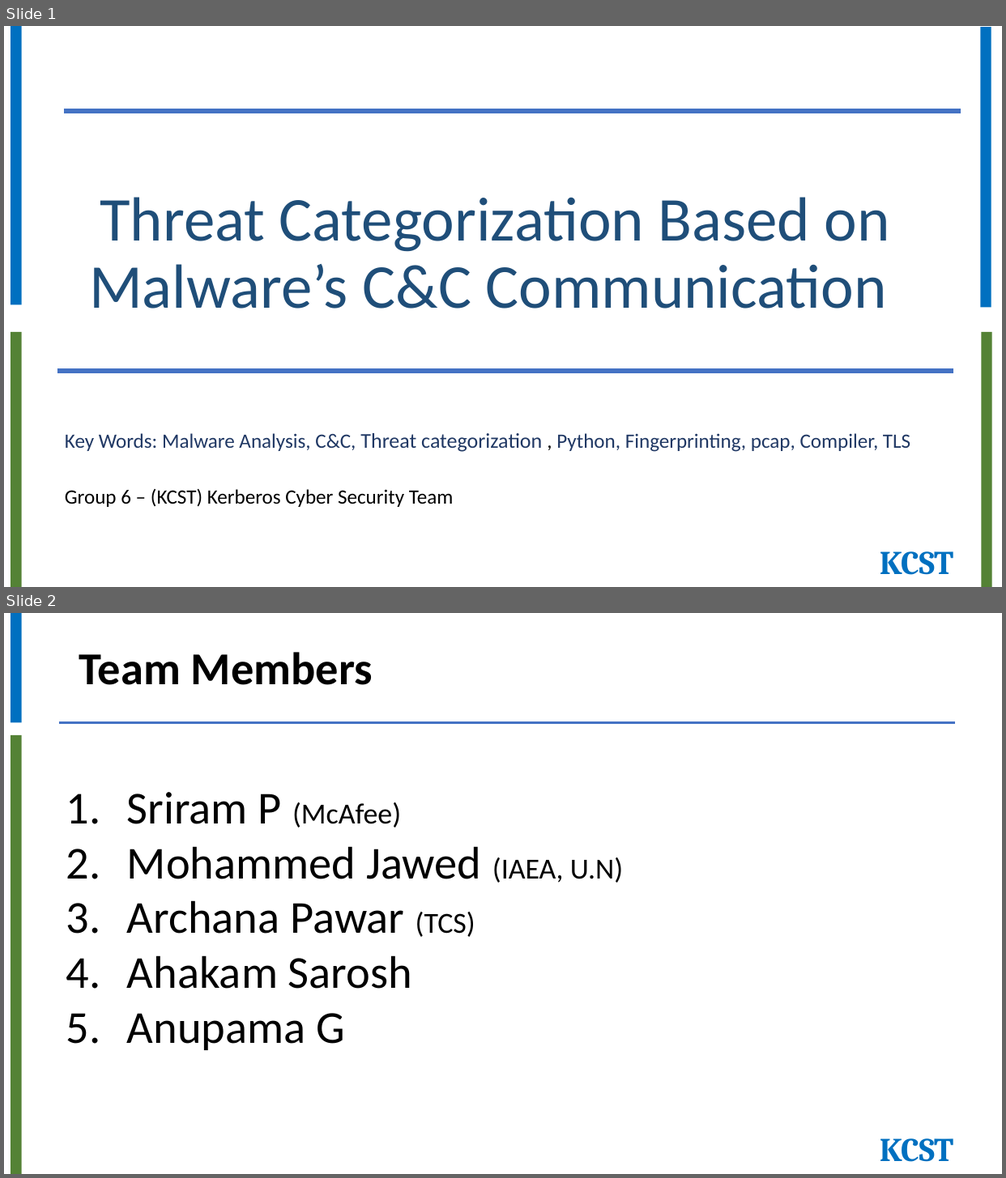
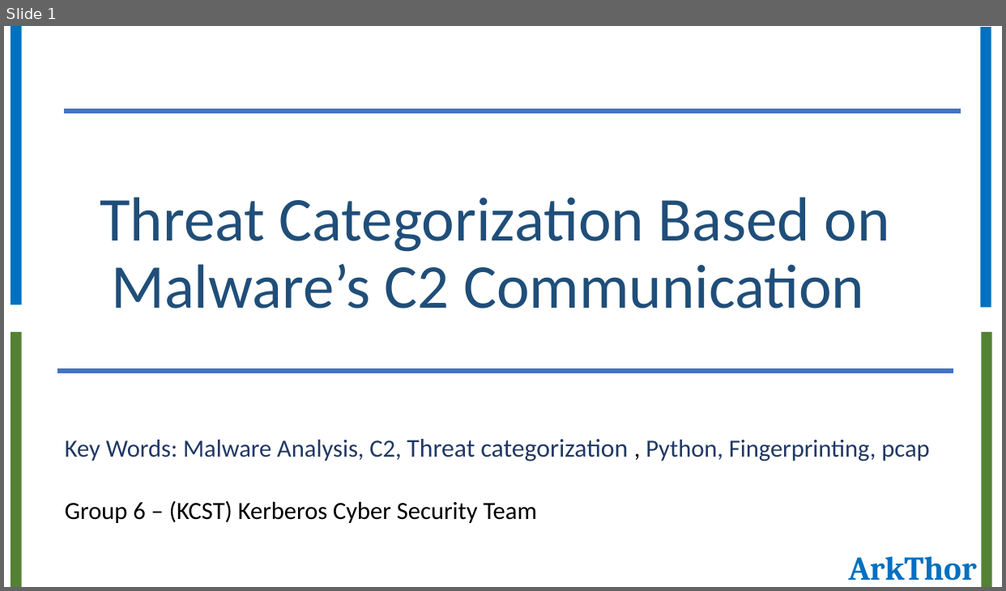
Before and after one commit to JawedCIA/ArkThor, a slide deck: Presentation/CSCD-Cohort6-Group6-KCST.pptx. Shown one above the other, each under a label of ours: slides 1 and 2 before the commit, slide 1 after it. The pictures are 1006x1178 and 1006x591 pixels, drawn with LibreOffice and Linux fonts; fonts in the diff are those of the drawing. Boxes give left, top, right and bottom in pixels: in the first picture for what was removed or moved away, otherwise in the second. Text is boxed around its words. In the diff, an @@ line names an element or a change of style, - is before the commit and + after.

```diff
--- a/Presentation/CSCD-Cohort6-Group6-KCST.pptx
+++ b/Presentation/CSCD-Cohort6-Group6-KCST.pptx
@@ slide 2 removed at [4, 613, 1002, 1174], background #FFFFFF @@
@@ rectangle removed at [10, 613, 21, 723] @@
@@ title removed at [79, 652, 373, 685] @@
-Team Members
@@ line removed from (58, 723) to (956, 723) @@
@@ rectangle removed at [10, 735, 21, 1174] @@
@@ text removed at [127, 792, 624, 1050] @@
-1. Sriram P (McAfee)
-2. Mohammed Jawed (IAEA, U.N)
-3. Archana Pawar (TCS)
-4. Ahakam Sarosh
-5. Anupama G
@@ text removed at [880, 1139, 953, 1162] @@
-KCST
@@ slide 1 changed as well @@
@@ title at [100, 197, 890, 309]: text changed @@
-Threat Categorization Based on Malware’s C&C Communication
+Threat Categorization Based on Malware’s C2 Communication
@@ subtitle at [65, 439, 929, 462]: text changed; size 19.6 to 23.8 pt @@
-Key Words: Malware Analysis, C&C, Threat categorization , Python, Fingerprinting, pcap, Compiler, TLS
+Key Words: Malware Analysis, C2, Threat categorization , Python, Fingerprinting, pcap
@@ subtitle at [65, 501, 537, 523]: size 19.6 to 23.8 pt in "Group 6 – (KCST) Kerberos Cyber Security ..." @@
@@ text at [848, 557, 976, 581]: text changed @@
-KCST
+ArkThor
```
Also in this commit, not shown: 3 other slides changed, 18 slides added, 3 other slides removed, 17 other files.
